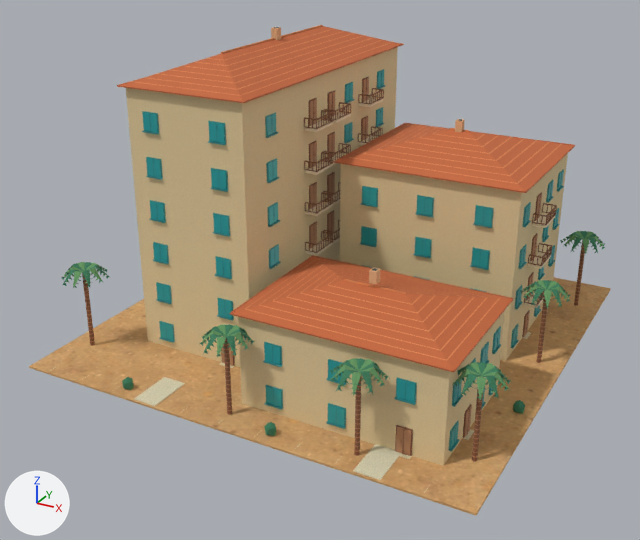
An edit to the glTF model game/assets/desert-dreams-3d/174-blender.glb, drawn before and after from the same camera.
Both versions are drawn from a 50 mm lens placed at (39.5, -77.5, 44.8), pointed at (-0.9, -4.1, 8.1). The lights are fixed; the arrows at lower left show +X, +Y and +Z. The first picture is the older version. Objects named as collision shapes, trigger or cutter boxes, shadow casters or lower levels of detail are left out. Vertices at exactly the same position are counted once.

Names of what the first picture shows: 'three-tier-clay-roof-apartments apartment_trim', 'three-tier-clay-roof-apartments foliage.002', 'three-tier-clay-roof-apartments glass.001', 'three-tier-clay-roof-apartments leaflight.002', 'three-tier-clay-roof-apartments paving.001 • concrete', 'three-tier-clay-roof-apartments sand • desert-sand', 'three-tier-clay-roof-apartments teal', 'three-tier-clay-roof-apartments terracotta.002 • stucco', 'three-tier-clay-roof-apartments terracotta_light.002 • stucco', 'three-tier-clay-roof-apartments wall_light • stucco', 'three-tier-clay-roof-apartments wood', 'three-tier-clay-roof-apartments wood_light' and 2 more.
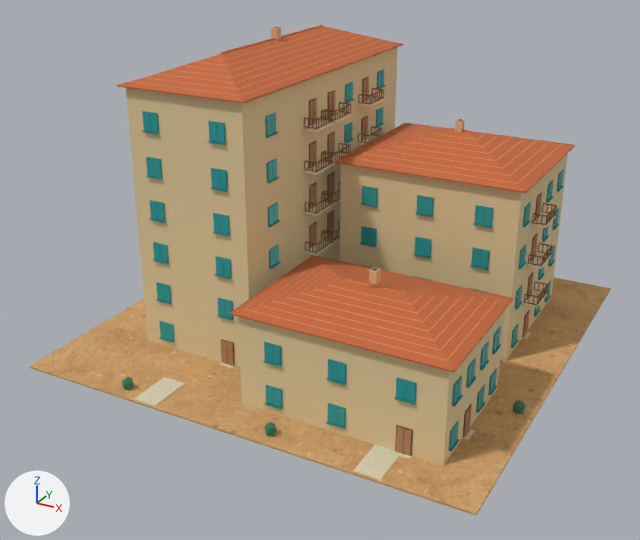
Where the change shows, as pixel boxes [x1, y1, x2, y2] in the pictures (640 x 540 px):
'three-tier-clay-roof-apartments wood', reshaped (33% narrower): before [82, 77, 585, 461]; after [221, 77, 557, 456]
'three-tier-clay-roof-apartments foliage.002', reshaped: before [61, 231, 605, 436]; after [122, 377, 525, 436]
'three-tier-clay-roof-apartments wood_light', reshaped (36% narrower): before [82, 78, 585, 462]; after [221, 78, 542, 456]
'three-tier-clay-roof-apartments leaflight.002', reshaped (mostly hidden afterwards): before [64, 231, 604, 436]; after [128, 385, 524, 436]
part 1 of me_palm_leaflets_002, deleted: before [61, 231, 605, 399]
part 2 of me_broad_faceted_palm_frond, deleted: before [64, 231, 604, 400]
part 3 of me_opening_surround_001, deleted: before [82, 241, 585, 461]
part 4 of me_recessed_opening_001, deleted: before [82, 243, 585, 462]

Diff of the bpy script that builds the scene:
```diff
--- a/game/assets/desert-dreams-3d/174-blender.glb.py
+++ b/game/assets/desert-dreams-3d/174-blender.glb.py
@@ me_palm_leaflets_002 @@
 # used by ob_three_tier_clay_roof_apartments_foliage_002; location = (0.0, 0.0, 0.0)
-me_palm_leaflets_002.from_pydata(...)  # 1000 vertices, 800 faces; spans x -23.8..23.4, y -23.5..22.5, z 0.0..9.6
+me_palm_leaflets_002.from_pydata(...)  # 192 vertices, 320 faces; spans x -22.5..22.5, y -22.5..22.5, z 0.0..1.5
+# me_palm_leaflets_002 part 1: 168 loose pieces with 808 vertices, spanning x -23.8..23.4, y -23.5..20.5, z 7.3..9.6, are deleted
 me_palm_leaflets_002.materials.append(mat_foliage_002)
@@ me_broad_faceted_palm_frond @@
 # used by ob_three_tier_clay_roof_apartments_leaflight_002; location = (0.0, 0.0, 0.0)
-me_broad_faceted_palm_frond.from_pydata(...)  # 904 vertices, 640 faces; spans x -23.3..23.5, y -23.6..22.3, z 0.0..9.6
+me_broad_faceted_palm_frond.from_pydata(...)  # 96 vertices, 160 faces; spans x -22.1..22.5, y -22.2..22.3, z 0.0..0.8
+# me_broad_faceted_palm_frond part 2: 168 loose pieces with 808 vertices, spanning x -23.3..23.5, y -23.6..20.6, z 7.4..9.6, are deleted
 me_broad_faceted_palm_frond.materials.append(mat_leaflight_002)
@@ me_opening_surround_001 @@
 # used by ob_three_tier_clay_roof_apartments_wood; location = (0.0, 0.0, 0.0)
-me_opening_surround_001.from_pydata(...)  # 3136 vertices, 4744 faces; spans x -21.2..21.2, y -21.2..19.7, z 0.0..24.9
+me_opening_surround_001.from_pydata(...)  # 2992 vertices, 4488 faces; spans x -14.5..19.5, y -19.2..19.7, z 0.1..24.9
+# me_opening_surround_001 part 3: 8 loose pieces with 144 vertices, spanning x -21.2..21.2, y -21.2..18.2, z 0.0..9.0, are deleted
 me_opening_surround_001.materials.append(mat_wood)
@@ me_recessed_opening_001 @@
 # used by ob_three_tier_clay_roof_apartments_wood_light; location = (0.0, 0.0, 0.0)
-me_recessed_opening_001.from_pydata(...)  # 2880 vertices, 5060 faces; spans x -21.2..21.2, y -21.2..19.6, z 0.2..24.8
+me_recessed_opening_001.from_pydata(...)  # 216 vertices, 324 faces; spans x -14.4..19.1, y -19.1..19.6, z 0.2..24.8
+# me_recessed_opening_001 part 4: 148 loose pieces with 2664 vertices, spanning x -21.2..21.2, y -21.2..18.2, z 0.2..8.8, are deleted
 me_recessed_opening_001.materials.append(mat_wood_light)
```
